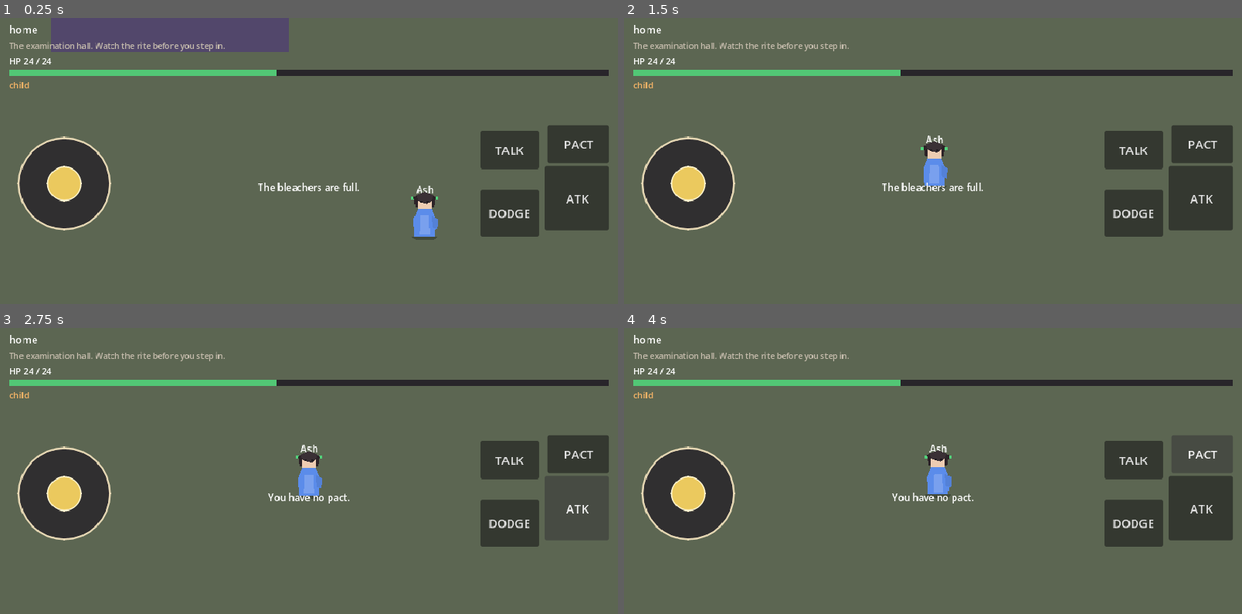
Above: before the commit, frames 1-4 (two rows, left to right).
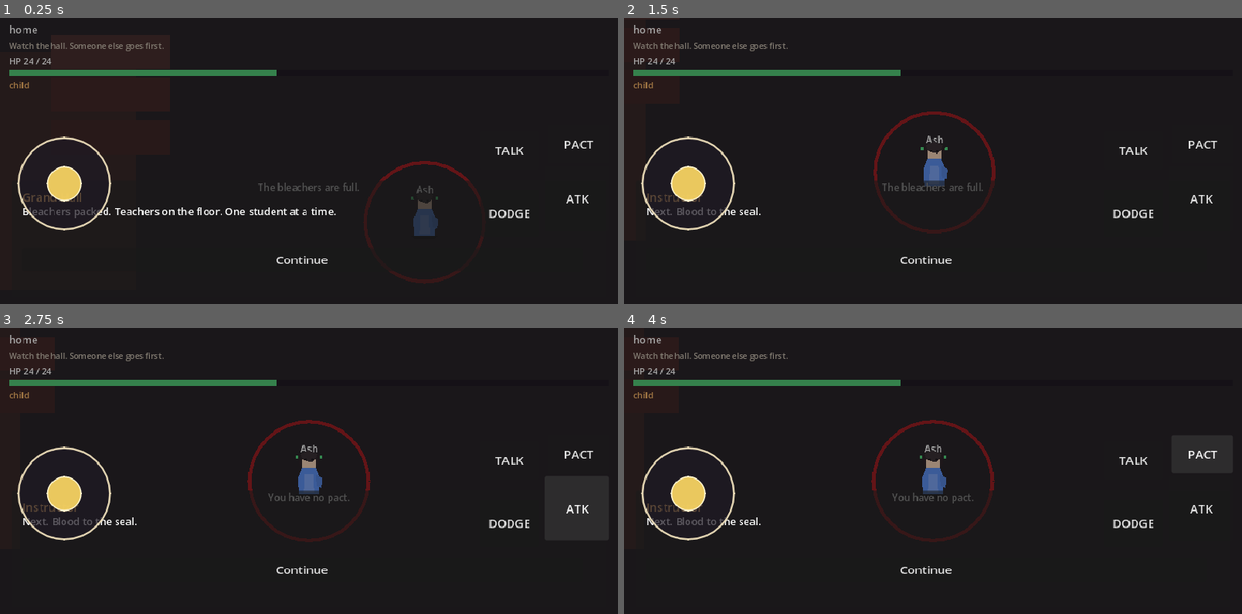
Above: after the commit, the same moments.

Repository: sk7hg824nn-ux/bloodbound-summoner
Game: Godot game, scene res://scenes/world/Academy.tscn
The game is run twice, just before and just after one commit, with the same random seed, the same clock (stepped at 60 frames per second) and the same inputs. This scene is started directly instead of the project's main scene.
Inputs (mouse positions are in pixels of both pictures, inside the frame that each line leads up to):
- Up to frame 1 (0.25 s): no input
- Up to frame 2 (1.5 s): click (926, 258) at 0.5 s, where only the run after the commit has a clickable "Continue"; click (926, 258) at 1.25 s, where only the run after the commit has a clickable "Continue"
- Up to frame 3 (2.75 s): click "ATK" at 2 s
- Up to frame 4 (4 s): click "DODGE" at 2.75 s; click "PACT" at 3.5 s

The runs differ from the first frame. In frame 1, 95% of the frame differs, in the area x 0-100%, y 0-100%; in frame 2, 95%; in frame 3, 95%; in frame 4, 95%.

Commit message:
Academy opens in the ritual hall. Cutscene plays first. No green lawn.

Diff:
--- a/scripts/world/academy_hub.gd
+++ b/scripts/world/academy_hub.gd
@@ -26,6 +26,7 @@
 	camera.set_target(player)
 	camera.set_mode(Camera2DDirector.Mode.EXPLORE)
 	_fence_yard()
+	_dress_hall()
 	_spots()
 	_cut = CutsceneDirector.new()
 	_cut.camera = camera
@@ -41,8 +42,46 @@
 	EventBus.combat_ended.connect(_on_combat_ended)
 	if PactSystem.is_pacted("kitsune"):
 		_spawn_akari()
-	EventBus.toast.emit("The hall first. Bleachers. Watch someone else succeed.")
 	_objective()
+	if not GameState.has_flag("exam_failed") and not PactSystem.is_pacted("kitsune"):
+		_cut.play(ExamCutscene.beats(GameState.player_name))
+
+func _dress_hall() -> void:
+	for c in $World.get_children():
+		if c is ColorRect:
+			c.visible = false
+	var root := Node2D.new()
+	root.name = "HallDress"
+	$World.add_child(root)
+	$World.move_child(root, 0)
+	_plate(root, Rect2(-40, -40, 1280, 260), Color(0.10, 0.09, 0.12))
+	_plate(root, Rect2(-40, 180, 1280, 520), Color(0.16, 0.14, 0.16))
+	_plate(root, Rect2(-20, 220, 160, 280), Color(0.22, 0.16, 0.16))
+	_plate(root, Rect2(1040, 220, 160, 280), Color(0.22, 0.16, 0.16))
+	_plate(root, Rect2(40, 200, 140, 40), Color(0.28, 0.18, 0.18))
+	_plate(root, Rect2(40, 250, 140, 40), Color(0.26, 0.16, 0.16))
+	_plate(root, Rect2(40, 300, 140, 40), Color(0.24, 0.15, 0.15))
+	_plate(root, Rect2(1040, 200, 140, 40), Color(0.28, 0.18, 0.18))
+	_plate(root, Rect2(1040, 250, 140, 40), Color(0.26, 0.16, 0.16))
+	_plate(root, Rect2(1040, 300, 140, 40), Color(0.24, 0.15, 0.15))
+	_plate(root, Rect2(420, 80, 200, 90), Color(0.12, 0.10, 0.12))
+	var line := Line2D.new()
+	line.width = 4.0
+	line.default_color = Color(0.62, 0.12, 0.14, 0.95)
+	var pts := PackedVector2Array()
+	for i in 32:
+		var a := TAU * float(i) / 32.0
+		pts.append(Vector2(480, 420) + Vector2(cos(a), sin(a)) * 70.0)
+	pts.append(pts[0])
+	line.points = pts
+	root.add_child(line)
+
+func _plate(root: Node2D, r: Rect2, color: Color) -> void:
+	var n := ColorRect.new()
+	n.position = r.position
+	n.size = r.size
+	n.color = color
+	root.add_child(n)
 
 func _objective() -> void:
 	if PactSystem.is_pacted("kitsune"):
@@ -52,7 +91,7 @@
 	elif GameState.has_flag("exam_failed"):
 		Campaign.set_objective("A week of being the joke.")
 	else:
-		Campaign.set_objective("The examination hall. Watch the rite before you step in.")
+		Campaign.set_objective("Watch the hall. Someone else goes first.")
 
 func _spots() -> void:
 	_make_spot("circle", "Summoning Hall", "The bleachers are full.", Vector2(480, 420))
@@ -102,7 +141,7 @@
 			elif GameState.has_flag("exam_failed"):
 				EventBus.toast.emit("Not today. A week.")
 			else:
-				EventBus.toast.emit("Not yet. The hall is still watching.")
+				EventBus.toast.emit("The hall is still watching.")
 		"ring":
 			if not PactSystem.is_pacted("kitsune"):
 				EventBus.toast.emit("You have no pact.")
